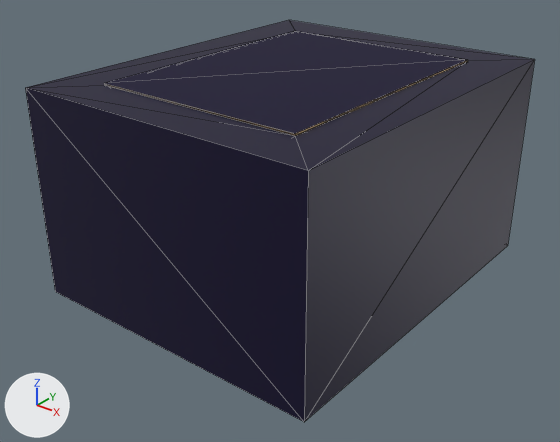
Before and after pictures for a commit that changed the glTF model public/assets/tower.glb.
Both versions are drawn from a camera (50 mm lens) standing at (0.269, -1.035, 0.298) and looking at (0.001, -0.699, 0.09). Arrows for +X, +Y and +Z are at lower left; the lights stay in place. Mesh edges are drawn as thin lines. Vertices at the same position are counted once.

In view in the first picture: 'base', 'turret'.
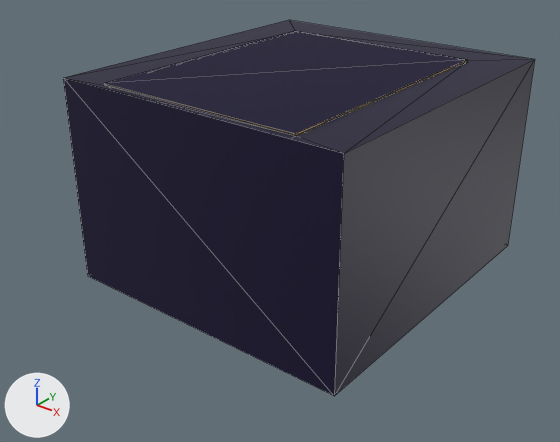
Where the change shows, as pixel boxes [x1, y1, x2, y2] in the pictures (560 x 442 px):
'base', reshaped (7% narrower, 6% shorter)
    before: [25, 20, 535, 422]
    after: [63, 20, 535, 396]

The edits, one by one:
me_base has 20 vertices, 36 faces and spans x -0.096..0.096, y -0.8..-0.568, z 0.05..0.18.
me_base is used by ob_base; location (0.0, 0.0, 0.0).
Before the commit, vertices of me_base: 8 (0.096, -0.8, 0.179) at pixel (308, 170), 10 (-0.096, -0.8, 0.179) at pixel (25, 87), 12 (0.096, -0.8, 0.05) at pixel (304, 422), 14 (-0.096, -0.8, 0.05) at pixel (55, 291).
Part 1, on me_base:
Vertices 8, 10, 12, 14 of me_base move by (0.0, 0.025, 0.0).
